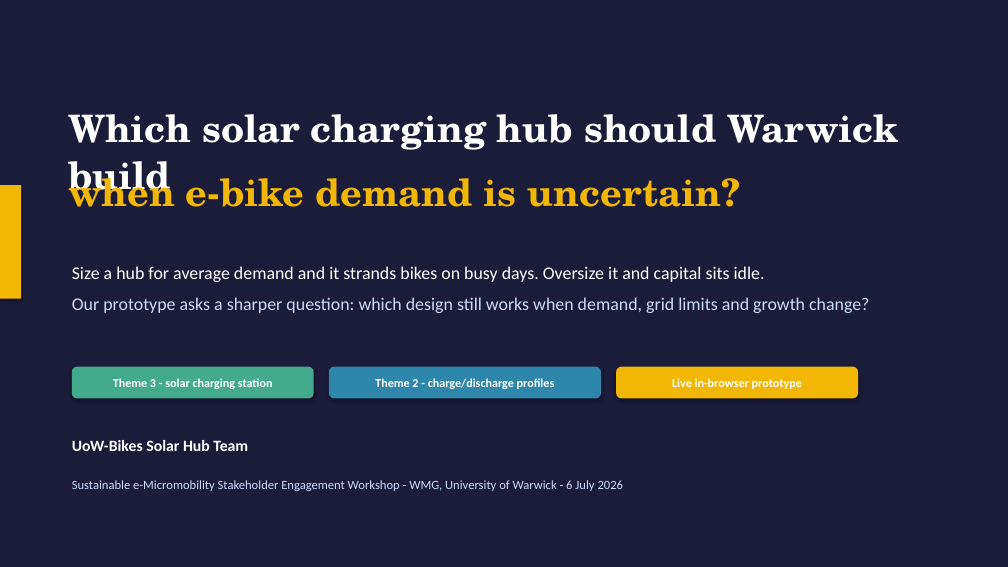
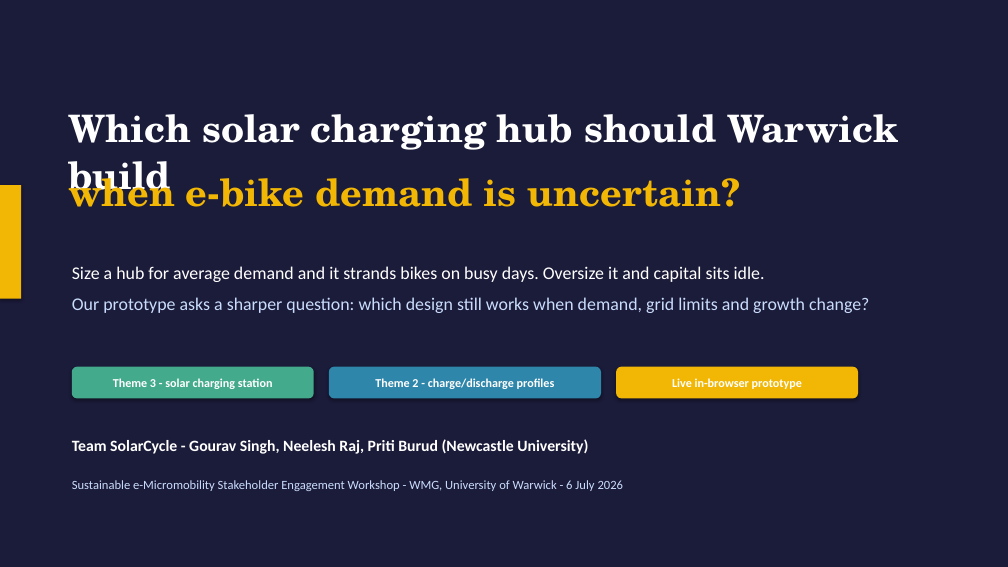
Before and after one commit to Gourav88502/emicromobility-robust-charging, a slide deck: slide 1 of outputs/Presentation.pptx. Drawn at 1008x567 pixels with LibreOffice and Linux fonts; fonts in the diff are those of the drawing. Boxes give left, top, right and bottom in pixels: in the first picture for what was removed or moved away, otherwise in the second. Text is boxed around its words. In the diff, an @@ line names an element or a change of style, - is before the commit and + after.

```diff
--- a/outputs/Presentation.pptx
+++ b/outputs/Presentation.pptx
@@ text at (72, 439, 588, 454): text changed @@
-UoW-Bikes Solar Hub Team
+Team SolarCycle - Gourav Singh, Neelesh Raj, Priti Burud (Newcastle University)
```
Also in this commit, not shown: 1 other file.
